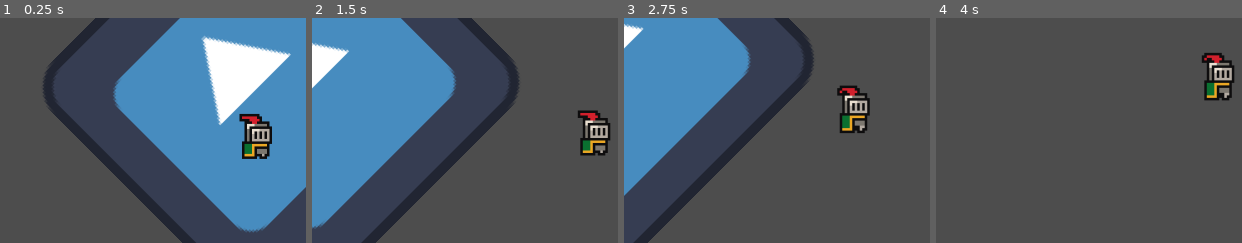
Above: before the commit, frames 1-4 (left to right).
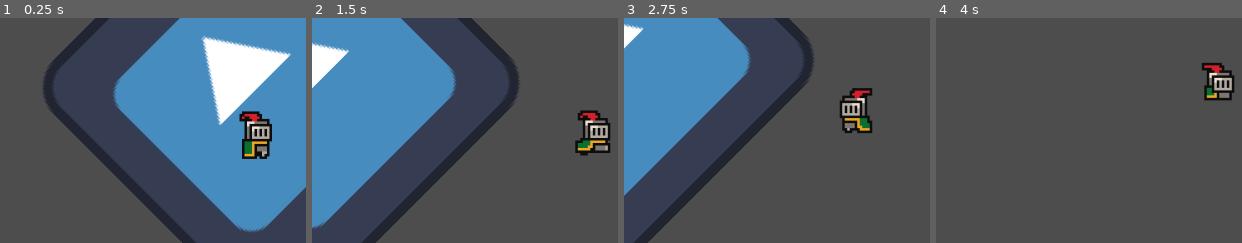
Above: after the commit, the same moments.

Repository: ToastedTeam/CaveGame
Game: Godot game, scene res://scenes/main.tscn
Two runs of this game, one before a commit and one after it. Both use one fixed random seed, a clock stepped at 60 frames per second and the inputs below. The engine's default icon, where the game draws it, is replaced by a stand-in: a white triangle on a blue panel in a dark square.
Inputs:
- Up to frame 1 (0.25 s): no input
- Up to frame 2 (1.5 s): hold Right (player_move_right) from 0.53 s (still down); tap Up (player_jump) at 0.77 s
- Up to frame 3 (2.75 s): tap Up (player_jump) at 1.52 s; release Right (player_move_right) at 2.03 s; hold Left (player_move_left) from 2.03 s (still down)
- Up to frame 4 (4 s): release Left (player_move_left) at 2.78 s; hold Right (player_move_right) from 2.78 s (still down); tap Up (player_jump) at 3.02, 3.77 s
The pictures show only the part of the screen within x 23-73%, y 24-74%; the shares and areas given below are measured in that part.

The runs differ from the first frame. In frame 1, 0.9% of the frame differs, in the area x 79-89%, y 41-61%; in frame 2, 0.4%; in frame 3, 1.9%, in the area x 69-82%, y 29-52%; in frame 4, 1.4%.

Commit message:
SCRUM-1 basic movement animations

Diff:
--- a/scenes/player.tscn
+++ b/scenes/player.tscn
@@ -20,6 +20,74 @@
 atlas = ExtResource("1_pmcpt")
 region = Rect2(96, 0, 32, 32)
 
+[sub_resource type="AtlasTexture" id="AtlasTexture_emvq3"]
+atlas = ExtResource("1_pmcpt")
+region = Rect2(64, 160, 32, 32)
+
+[sub_resource type="AtlasTexture" id="AtlasTexture_f1hfr"]
+atlas = ExtResource("1_pmcpt")
+region = Rect2(0, 64, 32, 32)
+
+[sub_resource type="AtlasTexture" id="AtlasTexture_xlrjt"]
+atlas = ExtResource("1_pmcpt")
+region = Rect2(32, 64, 32, 32)
+
+[sub_resource type="AtlasTexture" id="AtlasTexture_b7t82"]
+atlas = ExtResource("1_pmcpt")
+region = Rect2(64, 64, 32, 32)
+
+[sub_resource type="AtlasTexture" id="AtlasTexture_557so"]
+atlas = ExtResource("1_pmcpt")
+region = Rect2(96, 64, 32, 32)
+
+[sub_resource type="AtlasTexture" id="AtlasTexture_1onyl"]
+atlas = ExtResource("1_pmcpt")
+region = Rect2(128, 64, 32, 32)
+
+[sub_resource type="AtlasTexture" id="AtlasTexture_lnnst"]
+atlas = ExtResource("1_pmcpt")
+region = Rect2(160, 64, 32, 32)
+
+[sub_resource type="AtlasTexture" id="AtlasTexture_jp70f"]
+atlas = ExtResource("1_pmcpt")
+region = Rect2(192, 64, 32, 32)
+
+[sub_resource type="AtlasTexture" id="AtlasTexture_ud75l"]
+atlas = ExtResource("1_pmcpt")
+region = Rect2(224, 64, 32, 32)
+
+[sub_resource type="AtlasTexture" id="AtlasTexture_y4qt1"]
+atlas = ExtResource("1_pmcpt")
+region = Rect2(0, 96, 32, 32)
+
+[sub_resource type="AtlasTexture" id="AtlasTexture_juopc"]
+atlas = ExtResource("1_pmcpt")
+region = Rect2(32, 96, 32, 32)
+
+[sub_resource type="AtlasTexture" id="AtlasTexture_16ow8"]
+atlas = ExtResource("1_pmcpt")
+region = Rect2(64, 96, 32, 32)
+
+[sub_resource type="AtlasTexture" id="AtlasTexture_rb682"]
+atlas = ExtResource("1_pmcpt")
+region = Rect2(96, 96, 32, 32)
+
+[sub_resource type="AtlasTexture" id="AtlasTexture_0iq6q"]
+atlas = ExtResource("1_pmcpt")
+region = Rect2(128, 96, 32, 32)
+
+[sub_resource type="AtlasTexture" id="AtlasTexture_0rmc4"]
+atlas = ExtResource("1_pmcpt")
+region = Rect2(160, 96, 32, 32)
+
+[sub_resource type="AtlasTexture" id="AtlasTexture_bmdnn"]
+atlas = ExtResource("1_pmcpt")
+region = Rect2(192, 96, 32, 32)
+
+[sub_resource type="AtlasTexture" id="AtlasTexture_071sl"]
+atlas = ExtResource("1_pmcpt")
+region = Rect2(224, 96, 32, 32)
+
 [sub_resource type="SpriteFrames" id="SpriteFrames_w8q44"]
 animations = [{
 "frames": [{
@@ -38,6 +106,67 @@
 "loop": true,
 "name": &"idle",
 "speed": 10.0
+}, {
+"frames": [{
+"duration": 1.0,
+"texture": SubResource("AtlasTexture_emvq3")
+}],
+"loop": true,
+"name": &"jump",
+"speed": 5.0
+}, {
+"frames": [{
+"duration": 1.0,
+"texture": SubResource("AtlasTexture_f1hfr")
+}, {
+"duration": 1.0,
+"texture": SubResource("AtlasTexture_xlrjt")
+}, {
+"duration": 1.0,
+"texture": SubResource("AtlasTexture_b7t82")
+}, {
+"duration": 1.0,
+"texture": SubResource("AtlasTexture_557so")
+}, {
+"duration": 1.0,
+"texture": SubResource("AtlasTexture_1onyl")
+}, {
+"duration": 1.0,
+"texture": SubResource("AtlasTexture_lnnst")
+}, {
+"duration": 1.0,
+"texture": SubResource("AtlasTexture_jp70f")
+}, {
+"duration": 1.0,
+"texture": SubResource("AtlasTexture_ud75l")
+}, {
+"duration": 1.0,
+"texture": SubResource("AtlasTexture_y4qt1")
+}, {
+"duration": 1.0,
+"texture": SubResource("AtlasTexture_juopc")
+}, {
+"duration": 1.0,
+"texture": SubResource("AtlasTexture_16ow8")
+}, {
+"duration": 1.0,
+"texture": SubResource("AtlasTexture_rb682")
+}, {
+"duration": 1.0,
+"texture": SubResource("AtlasTexture_0iq6q")
+}, {
+"duration": 1.0,
+"texture": SubResource("AtlasTexture_0rmc4")
+}, {
+"duration": 1.0,
+"texture": SubResource("AtlasTexture_bmdnn")
+}, {
+"duration": 1.0,
+"texture": SubResource("AtlasTexture_071sl")
+}],
+"loop": true,
+"name": &"run",
+"speed": 10.0
 }]
 
 [sub_resource type="CircleShape2D" id="CircleShape2D_4kdck"]
@@ -51,9 +180,9 @@
 material = ExtResource("2_asdqb")
 position = Vector2(0, -12)
 sprite_frames = SubResource("SpriteFrames_w8q44")
-animation = &"idle"
+animation = &"run"
 autoplay = "idle"
-frame_progress = 0.826939
+frame_progress = 0.749303
 
 [node name="CollisionShape2D" type="CollisionShape2D" parent="."]
 position = Vector2(0, -5)
--- a/scripts/player.gd
+++ b/scripts/player.gd
@@ -1,9 +1,9 @@
 extends CharacterBody2D
-
 
 const SPEED = 120.0
 const JUMP_VELOCITY = -300.0
 
+@onready var player_sprite: AnimatedSprite2D = $AnimatedSprite2D
 
 func _physics_process(delta: float) -> void:
 	# Add the gravity.
@@ -23,4 +23,19 @@
 	else:
 		velocity.x = move_toward(velocity.x, 0, SPEED)
 
+
+#	Player animations
+	if is_on_floor():
+		if direction:
+			player_sprite.play("run")
+		else:
+			player_sprite.play("idle")
+	else:
+		player_sprite.play("jump")
+
+	if direction < 0:
+		player_sprite.flip_h = true
+	elif direction > 0:
+		player_sprite.flip_h = false
+
 	move_and_slide()
Not shown: 1 places in scenes/player.tscn that only renumber resources
